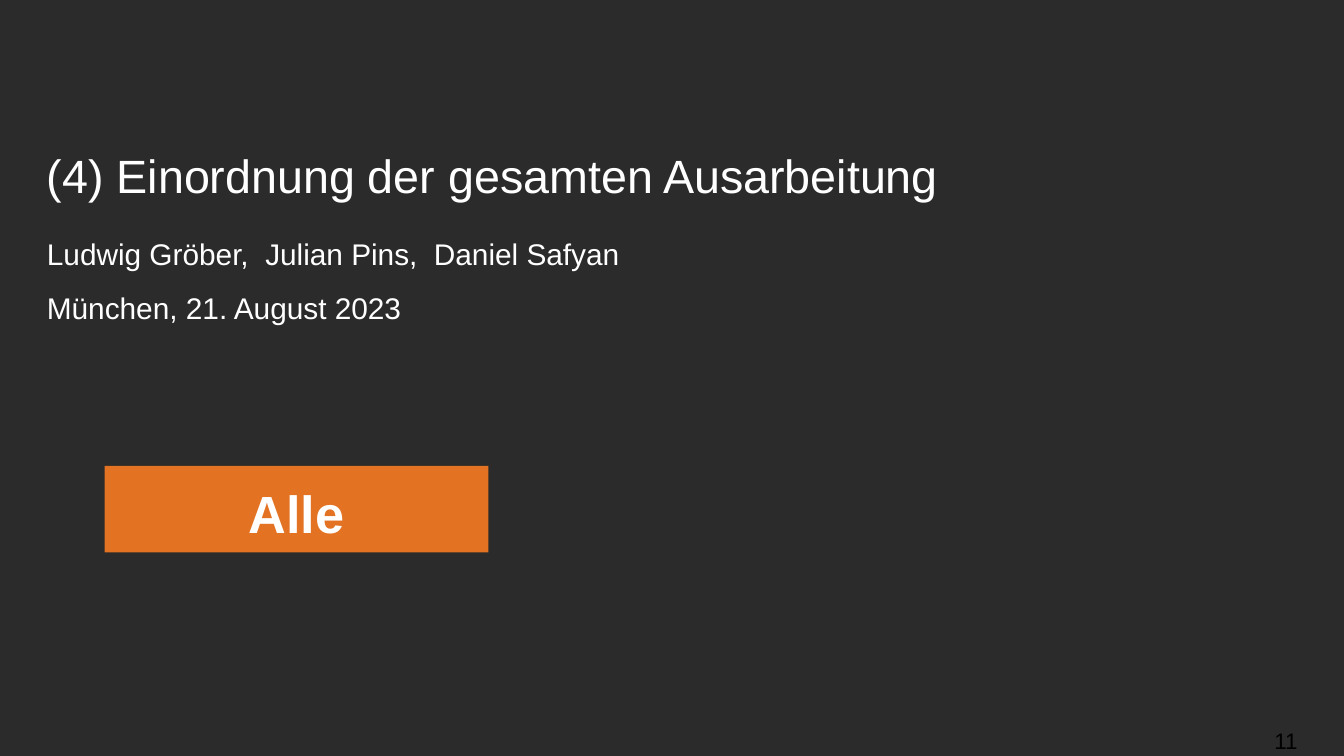
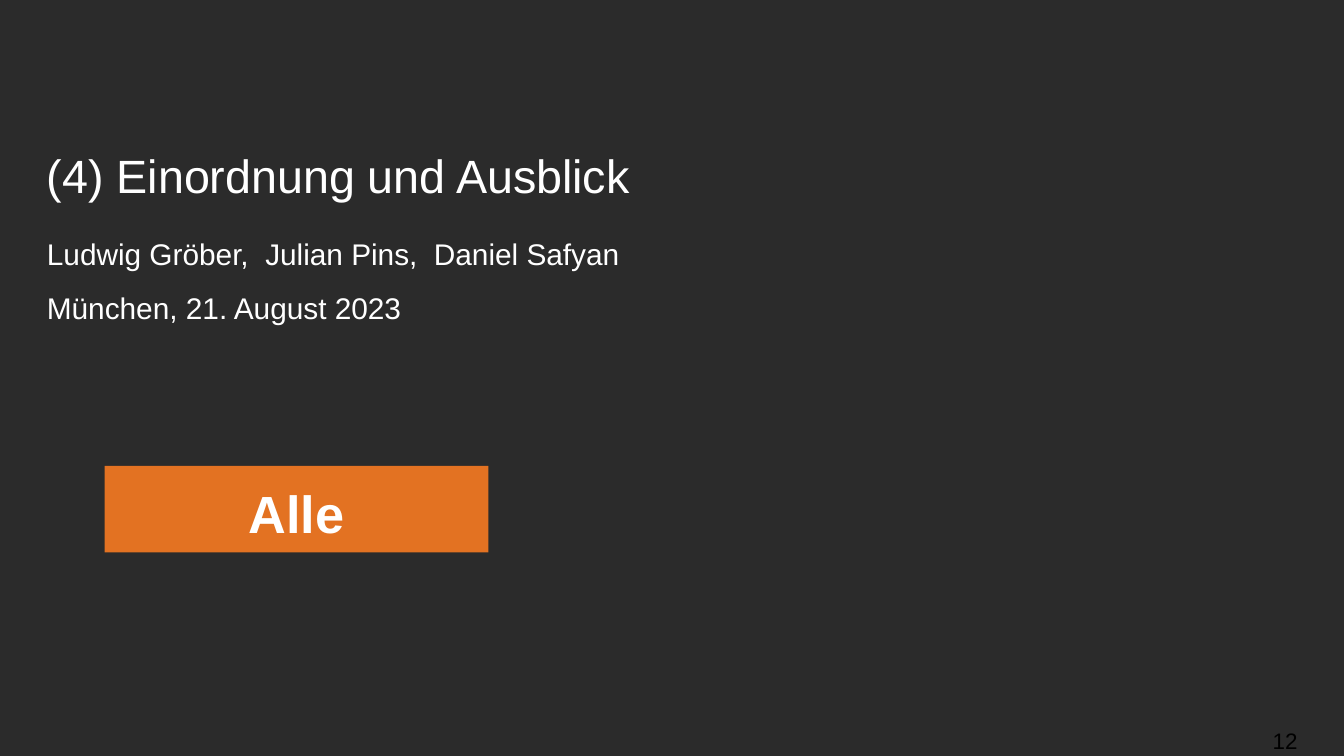
Before and after one commit to ludwiggr/ArSinH, a slide deck: slide 12 of Vortrag/Vortrag.pptx (slide 11 before the commit). Drawn at 1344x756 pixels with LibreOffice and Linux fonts; fonts in the diff are those of the drawing; background and template pictures are left out; a plain dark background stands for a picture behind light text. Boxes give left, top, right and bottom in pixels: in the first picture for what was removed or moved away, otherwise in the second. Text is boxed around its words. In the diff, an @@ line names an element or a change of style, - is before the commit and + after.

Commit message:
Update Vortrag & Kompilierte Ausarbeitung

```diff
--- a/Vortrag/Vortrag.pptx
+++ b/Vortrag/Vortrag.pptx
@@ title at <box>47,159,629,202</box>: text changed @@
-(4) Einordnung der gesamten Ausarbeitung
+(4) Einordnung und Ausblick
@@ page number at <box>1273,734,1298,749</box>: text changed @@
-11
+12
```
Also in this commit, not shown: 2 other slides changed, 2 slides added, 2 other files.
